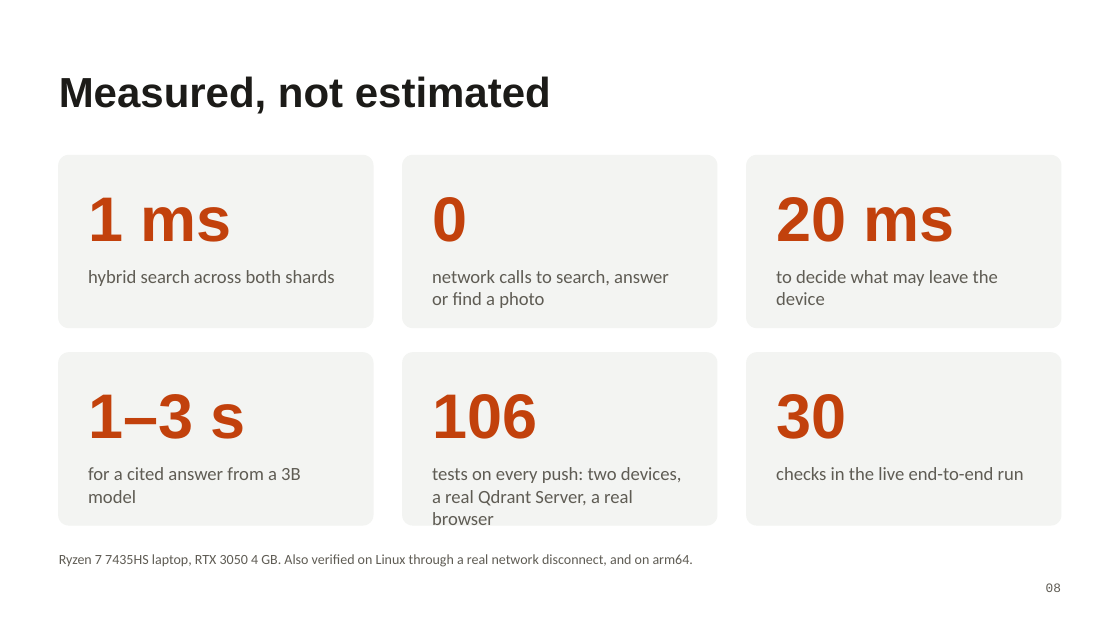
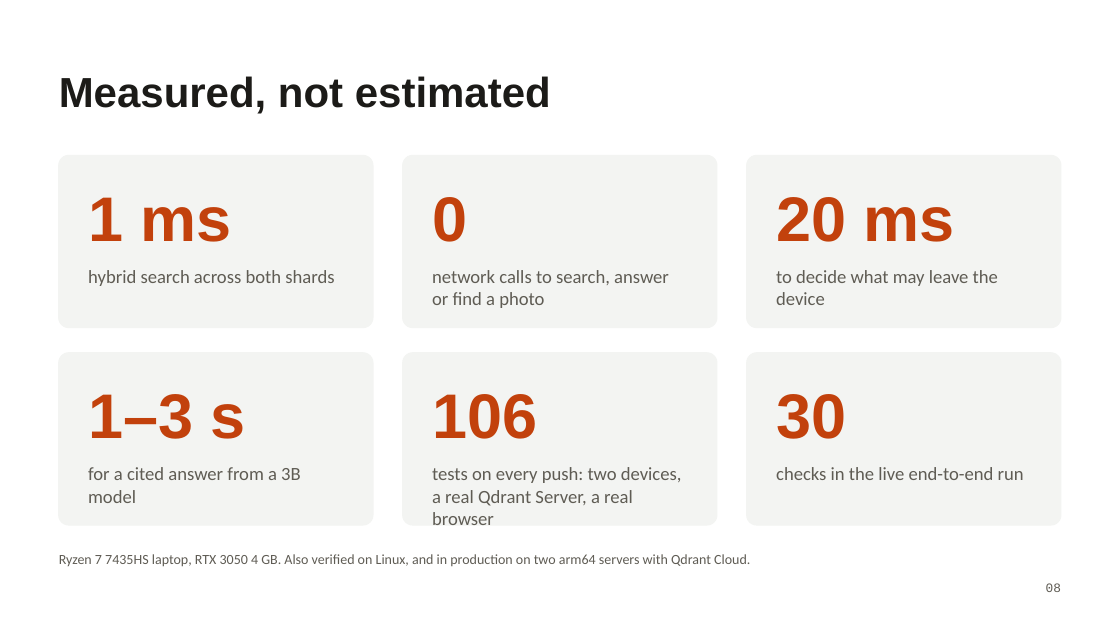
Before and after one commit to yabhinav1/fieldmind, a slide deck: slide 8 of docs/FieldMind-Compilers.pptx. Drawn at 1120x630 pixels with LibreOffice and Linux fonts; fonts in the diff are those of the drawing. Boxes give left, top, right and bottom in pixels: in the first picture for what was removed or moved away, otherwise in the second. Text is boxed around its words. In the diff, an @@ line names an element or a change of style, - is before the commit and + after.

Commit message:
Deck: current state, with a Try-it-live slide
On-device dictation, the hosted 24/7 setup and the new dashboard in the text;
a final slide with QR codes for the live device and the repository, and five
things to try in two minutes.

```diff
--- a/docs/FieldMind-Compilers.pptx
+++ b/docs/FieldMind-Compilers.pptx
@@ text at (59,554,750,566): text changed @@
-Ryzen 7 7435HS laptop, RTX 3050 4 GB. Also verified on Linux through a real network disconnect, and on arm64.
+Ryzen 7 7435HS laptop, RTX 3050 4 GB. Also verified on Linux, and in production on two arm64 servers with Qdrant Cloud.
```
Also in this commit, not shown: 2 other slides changed, 1 slide added, 5 other files.
